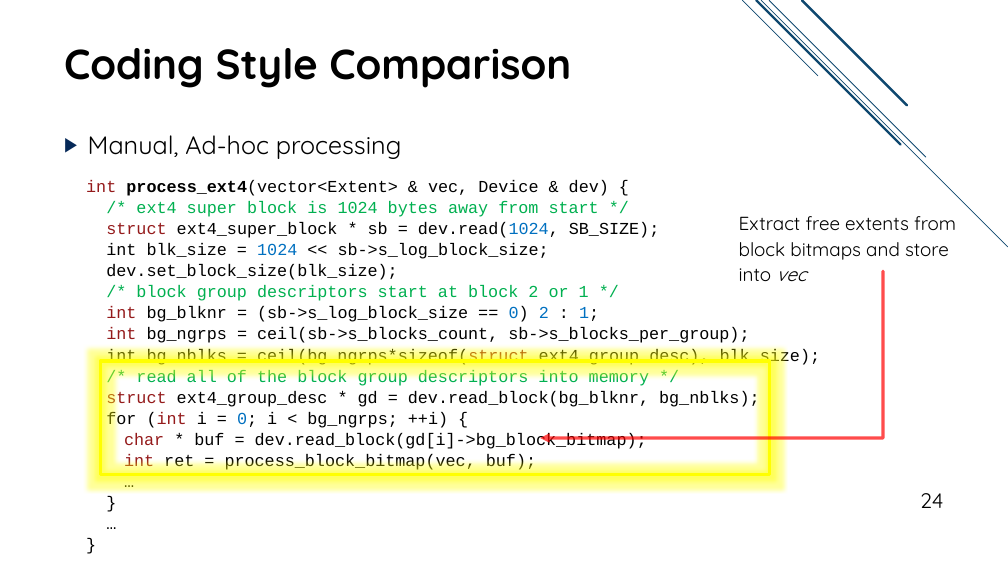
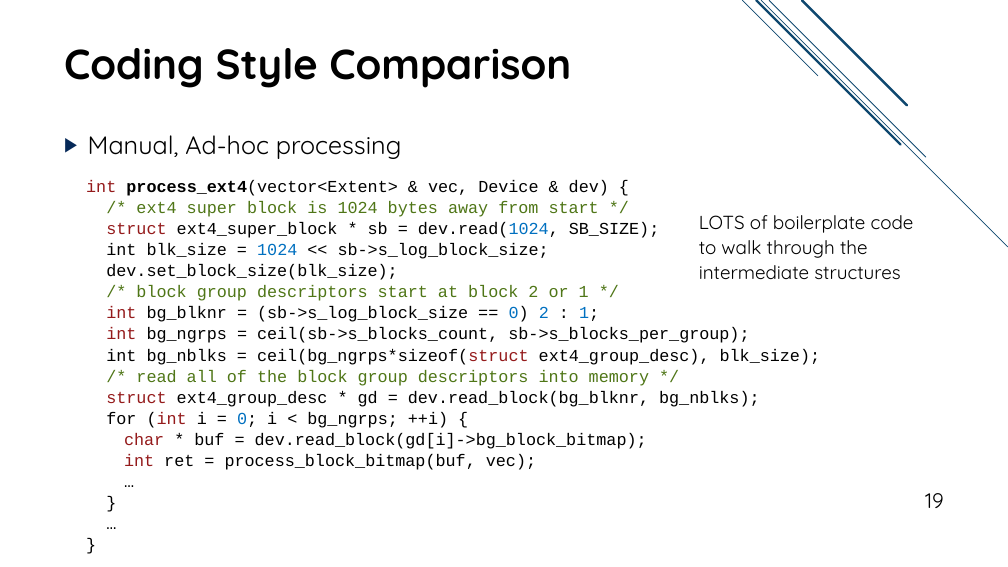
Before and after one commit to jacksun007/spiffy-paper, a slide deck: slide 19 of talk/spiffy_talk.pptx (slide 24 before the commit). Drawn at 1008x567 pixels with LibreOffice and Linux fonts; fonts in the diff are those of the drawing. Boxes give left, top, right and bottom in pixels: in the first picture for what was removed or moved away, otherwise in the second. Text is boxed around its words. In the diff, an @@ line names an element or a change of style, - is before the commit and + after.

```diff
--- a/talk/spiffy_talk.pptx
+++ b/talk/spiffy_talk.pptx
@@ text at [136, 201, 649, 386]: text colour #00B050 to #4F7717 in "/* ext4 super block is 1024 bytes ...", "/* block group descriptors start at block ...", "/* read all of the block group ..." @@
@@ text at [699, 215, 914, 279]: text changed @@
-Extract free extents from block bitmaps and store into vec
+LOTS of boilerplate code to walk through the intermediate structures
@@ elbow arrow removed from (883, 271) to (540, 438) @@
@@ rectangle removed at [101, 361, 770, 476] @@
@@ text at [124, 454, 536, 470]: text changed @@
-int ret = process_block_bitmap(vec, buf);
+int ret = process_block_bitmap(buf, vec);
@@ page number at [925, 493, 944, 508]: text changed @@
-24
+19
```
Also in this commit, not shown: 17 other slides changed, 1 slide added, 5 slides removed.
